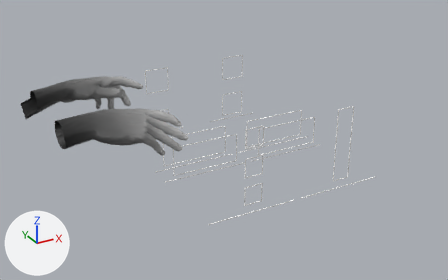
What one commit did to the FBX model assets/xavier/final/peripherals.fbx.
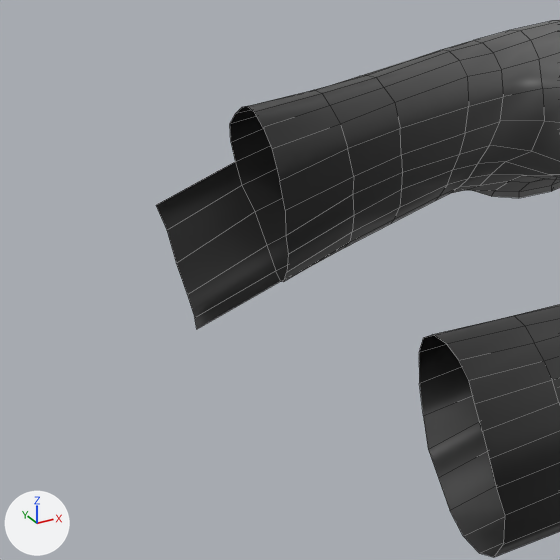
The first picture shows the older version from a camera (50 mm lens) standing at (-0.5, -0.905, 0.477) and looking at (-0.037, -0.064, 0.056). The close-ups show both versions on the part from 0% to 16% of the width and 27% to 54% of the height of that picture; other places that the commit changed are outside them. The axes (+X, +Y, +Z) are drawn at lower left. The lights are the same throughout. The close-ups show mesh edges as thin lines. Where no turn or scale is listed for an object, it has been applied to the vertices.
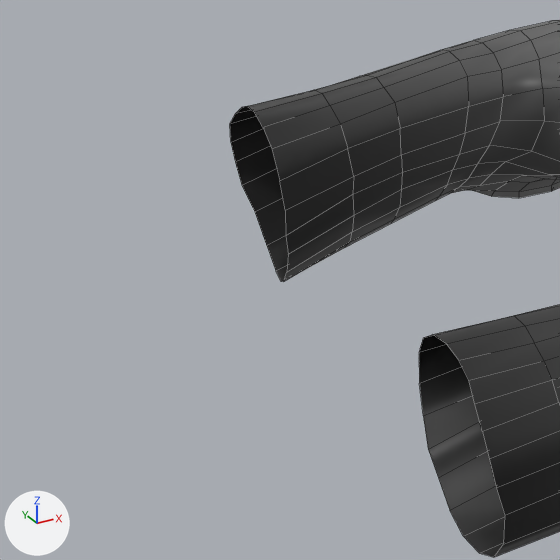
The change in detail:
me_mesh_020 is used by ob_polysurface691; location (-0.255, 0.0367, 0.1344).
Verts and faces of me_mesh_020; kept vertices keep their numbers, new ones are numbered from 847.
Before the commit, vertices of me_mesh_020: 614 (-0.084, 0.008, 0.005) at pixel (155, 205), 615 (-0.083, 0.007, 0.0) at pixel (166, 230), 616 (-0.084, -0.014, -0.014) at pixel (196, 329), 617 (-0.083, 0.004, -0.006) at pixel (176, 263), 629 (-0.067, 0.01, 0.011) at pixel (235, 161).
Before the commit, vertices of me_mesh_020: 630 (-0.067, 0.01, 0.006) at pixel (241, 185), 631 (-0.065, -0.01, -0.009) at pixel (280, 281), 634 (-0.065, 0.008, 0.001) at pixel (254, 211), 775 (-0.082, -0.002, -0.011) at pixel (187, 294), 776 (-0.065, 0.003, -0.005) at pixel (266, 245).
Before the commit, vertices of me_mesh_020: 811 (-0.083, -0.008, -0.014) at pixel (194, 317), 812 (-0.065, -0.003, -0.009) at pixel (275, 270).
me_mesh_020 had 847 vertices, 835 faces and spanned x -0.084..0.112, y -0.039..0.041, z -0.038..0.036.
me_mesh_020 now has 841 vertices, 830 faces and spans x -0.068..0.112, y -0.039..0.041, z -0.038..0.036.
Part 1, on me_mesh_020:
Vertices deleted: 614 to 617, 775, 811 (with the faces that use them).

Boxes [x1, y1, x2, y2] around the edits, measured in the close-ups (560 x 560 px):
'polySurface691', reshaped: before [156, 20, 560, 329]; after [230, 20, 560, 282]
part 1 of me_mesh_020, deleted (black): before [156, 162, 280, 329]
